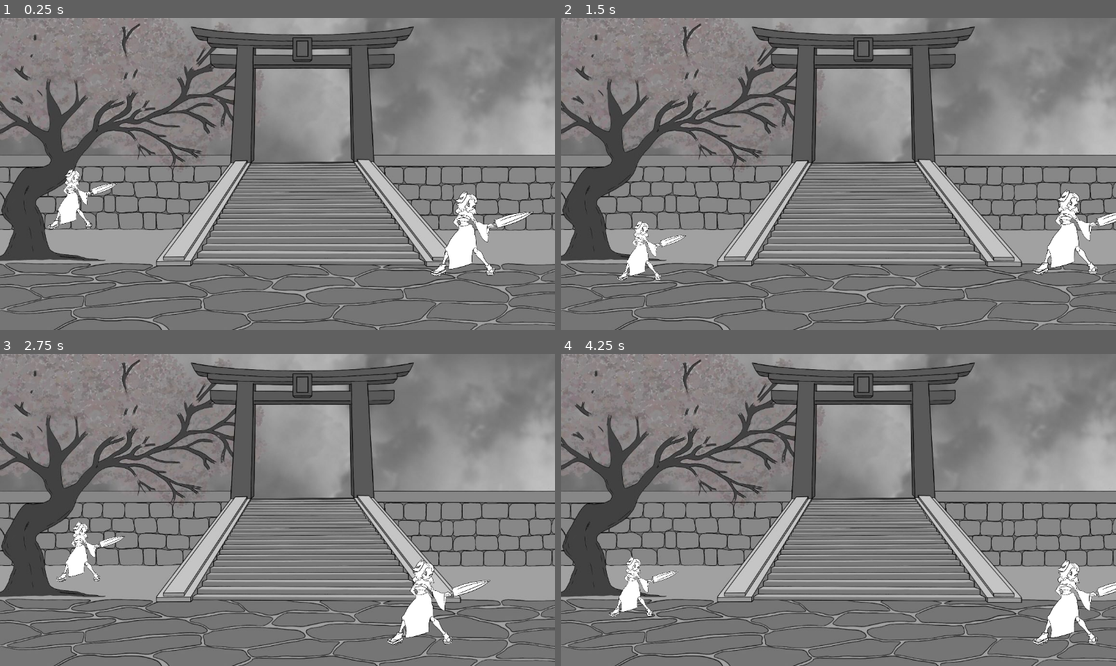
Above: before the commit, frames 1-4 (two rows, left to right).
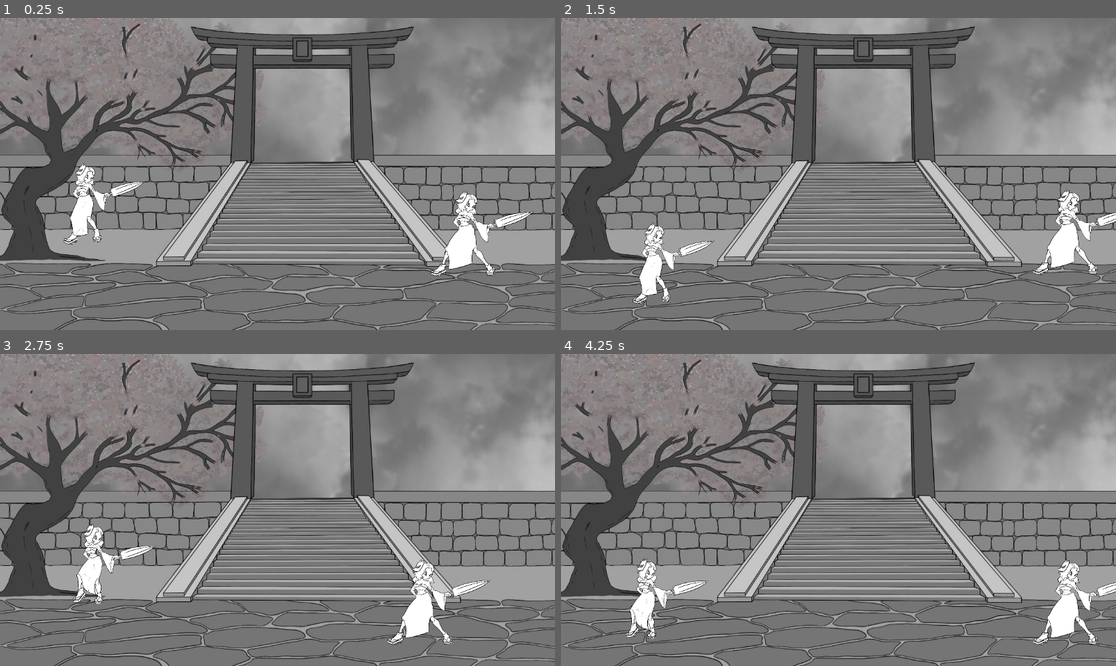
Above: after the commit, the same moments.

Repository: marcushsv/fighting-game-mgd
Game: Godot game, scene res://gameon.tscn
The game is run twice, just before and just after one commit, with the same random seed, the same clock (stepped at 60 frames per second) and the same inputs.
Inputs:
- Up to frame 1 (0.25 s): no input
- Up to frame 2 (1.5 s): hold Right (right_arrow) from 0.53 s (still down); tap A (a) at 0.6 s; tap Up (up_arrow) at 0.77 s; tap D (d) at 0.8, 1.35 s
- Up to frame 3 (2.75 s): tap Up (up_arrow) at 1.52 s; tap S (s) at 1.55, 2.1 s; release Right (right_arrow) at 2.03 s; hold Left (left_arrow) from 2.03 s (still down); tap W (w) at 2.3 s
- Up to frame 4 (4.25 s): release Left (left_arrow) at 2.78 s; hold Right (right_arrow) from 2.78 s (still down); tap W (w) at 2.85 s; tap Up (up_arrow) at 3.02, 3.77 s; tap A (a) at 3.05, 3.6 s; tap D (d) at 3.8 s

The runs differ from the first frame. In frame 1, 1.4% of the frame differs, in the area x 8-27%, y 46-73%; in frame 2, 1.4%; in frame 3, 1.4%; in frame 4, 1.4%, in the area x 8-27%, y 65-92%.

Commit message:
pause scene, animation rezizing

Diff:
--- a/godot/character/player_1(wasd).tscn
+++ b/godot/character/player_1(wasd).tscn
@@ -1,9 +1,9 @@
-[gd_scene load_steps=39 format=3 uid="uid://cmuldjgu72m71"]
+[gd_scene load_steps=56 format=3 uid="uid://cmuldjgu72m71"]
 
 [ext_resource type="Script" path="res://playerwasdmovement.gd" id="1_obddr"]
 [ext_resource type="Texture2D" uid="uid://bnsafigiseh3x" path="res://assets/sprites/Death.png" id="2_3dgu7"]
 [ext_resource type="Texture2D" uid="uid://7bhwew8myfwe" path="res://assets/sprites/hurt_spritesheet.png" id="3_dkpyh"]
-[ext_resource type="Texture2D" uid="uid://dhyc2jnlbipnl" path="res://assets/idle_placeholder.png" id="4_bmx1f"]
+[ext_resource type="Texture2D" uid="uid://cf5psm31hqo8q" path="res://assets/sprites/walking_spritesheet_new_Dimension.png" id="4_at6if"]
 [ext_resource type="Texture2D" uid="uid://bdgofw5ijjjgq" path="res://assets/sprites/walker.png" id="5_38vp1"]
 [ext_resource type="Texture2D" uid="uid://c0blhp48m7aew" path="res://assets/sprites/slashing_spritesheet.png" id="6_e2a0g"]
 
@@ -47,9 +47,41 @@
 atlas = ExtResource("3_dkpyh")
 region = Rect2(3900, 0, 1300, 1500)
 
-[sub_resource type="AtlasTexture" id="AtlasTexture_crm3e"]
-atlas = ExtResource("4_bmx1f")
-region = Rect2(0, 0, 1277, 1243)
+[sub_resource type="AtlasTexture" id="AtlasTexture_fm1pq"]
+atlas = ExtResource("4_at6if")
+region = Rect2(0, 0, 1000, 1500)
+
+[sub_resource type="AtlasTexture" id="AtlasTexture_karwe"]
+atlas = ExtResource("4_at6if")
+region = Rect2(1000, 0, 1000, 1500)
+
+[sub_resource type="AtlasTexture" id="AtlasTexture_kbwva"]
+atlas = ExtResource("4_at6if")
+region = Rect2(2000, 0, 1000, 1500)
+
+[sub_resource type="AtlasTexture" id="AtlasTexture_hjagj"]
+atlas = ExtResource("4_at6if")
+region = Rect2(3000, 0, 1000, 1500)
+
+[sub_resource type="AtlasTexture" id="AtlasTexture_xoljo"]
+atlas = ExtResource("4_at6if")
+region = Rect2(4000, 0, 1000, 1500)
+
+[sub_resource type="AtlasTexture" id="AtlasTexture_a2pir"]
+atlas = ExtResource("4_at6if")
+region = Rect2(5000, 0, 1000, 1500)
+
+[sub_resource type="AtlasTexture" id="AtlasTexture_4qhjq"]
+atlas = ExtResource("4_at6if")
+region = Rect2(6000, 0, 1000, 1500)
+
+[sub_resource type="AtlasTexture" id="AtlasTexture_k1o8r"]
+atlas = ExtResource("4_at6if")
+region = Rect2(7000, 0, 1000, 1500)
+
+[sub_resource type="AtlasTexture" id="AtlasTexture_v3812"]
+atlas = ExtResource("4_at6if")
+region = Rect2(8000, 0, 1000, 1500)
 
 [sub_resource type="AtlasTexture" id="AtlasTexture_kqjvc"]
 atlas = ExtResource("5_38vp1")
@@ -126,6 +158,42 @@
 [sub_resource type="AtlasTexture" id="AtlasTexture_apfhl"]
 atlas = ExtResource("6_e2a0g")
 region = Rect2(11700, 0, 1300, 1500)
+
+[sub_resource type="AtlasTexture" id="AtlasTexture_ckv20"]
+atlas = ExtResource("5_38vp1")
+region = Rect2(5200, 0, 1300, 1500)
+
+[sub_resource type="AtlasTexture" id="AtlasTexture_oahs2"]
+atlas = ExtResource("5_38vp1")
+region = Rect2(0, 0, 1300, 1500)
+
+[sub_resource type="AtlasTexture" id="AtlasTexture_q75gv"]
+atlas = ExtResource("5_38vp1")
+region = Rect2(1300, 0, 1300, 1500)
+
+[sub_resource type="AtlasTexture" id="AtlasTexture_nr5ad"]
+atlas = ExtResource("5_38vp1")
+region = Rect2(2600, 0, 1300, 1500)
+
+[sub_resource type="AtlasTexture" id="AtlasTexture_kx576"]
+atlas = ExtResource("5_38vp1")
+region = Rect2(3900, 0, 1300, 1500)
+
+[sub_resource type="AtlasTexture" id="AtlasTexture_vclar"]
+atlas = ExtResource("5_38vp1")
+region = Rect2(6500, 0, 1300, 1500)
+
+[sub_resource type="AtlasTexture" id="AtlasTexture_pcwen"]
+atlas = ExtResource("5_38vp1")
+region = Rect2(7800, 0, 1300, 1500)
+
+[sub_resource type="AtlasTexture" id="AtlasTexture_gwlm0"]
+atlas = ExtResource("5_38vp1")
+region = Rect2(9100, 0, 1300, 1500)
+
+[sub_resource type="AtlasTexture" id="AtlasTexture_s52ch"]
+atlas = ExtResource("5_38vp1")
+region = Rect2(10400, 0, 1300, 1500)
 
 [sub_resource type="SpriteFrames" id="SpriteFrames_vpf8p"]
 animations = [{
@@ -171,10 +239,34 @@
 }, {
 "frames": [{
 "duration": 1.0,
-"texture": SubResource("AtlasTexture_crm3e")
-}],
-"loop": true,
-"name": &"idle",
+"texture": SubResource("AtlasTexture_fm1pq")
+}, {
+"duration": 1.0,
+"texture": SubResource("AtlasTexture_karwe")
+}, {
+"duration": 1.0,
+"texture": SubResource("AtlasTexture_kbwva")
+}, {
+"duration": 1.0,
+"texture": SubResource("AtlasTexture_hjagj")
+}, {
+"duration": 1.0,
+"texture": SubResource("AtlasTexture_xoljo")
+}, {
+"duration": 1.0,
+"texture": SubResource("AtlasTexture_a2pir")
+}, {
+"duration": 1.0,
+"texture": SubResource("AtlasTexture_4qhjq")
+}, {
+"duration": 1.0,
+"texture": SubResource("AtlasTexture_k1o8r")
+}, {
+"duration": 1.0,
+"texture": SubResource("AtlasTexture_v3812")
+}],
+"loop": true,
+"name": &"new_animation",
 "speed": 5.0
 }, {
 "frames": [{
@@ -243,24 +335,56 @@
 "loop": true,
 "name": &"slash",
 "speed": 12.0
+}, {
+"frames": [{
+"duration": 1.0,
+"texture": SubResource("AtlasTexture_ckv20")
+}, {
+"duration": 1.0,
+"texture": SubResource("AtlasTexture_oahs2")
+}, {
+"duration": 1.0,
+"texture": SubResource("AtlasTexture_q75gv")
+}, {
+"duration": 1.0,
+"texture": SubResource("AtlasTexture_nr5ad")
+}, {
+"duration": 1.0,
+"texture": SubResource("AtlasTexture_kx576")
+}, {
+"duration": 1.0,
+"texture": SubResource("AtlasTexture_vclar")
+}, {
+"duration": 1.0,
+"texture": SubResource("AtlasTexture_pcwen")
+}, {
+"duration": 1.0,
+"texture": SubResource("AtlasTexture_gwlm0")
+}, {
+"duration": 1.0,
+"texture": SubResource("AtlasTexture_s52ch")
+}],
+"loop": true,
+"name": &"walker",
+"speed": 9.0
 }]
 
 [sub_resource type="CapsuleShape2D" id="CapsuleShape2D_risxx"]
-radius = 45.0
-height = 130.0
+radius = 43.0
+height = 162.0
 
 [node name="player1(wasd)" type="CharacterBody2D"]
 script = ExtResource("1_obddr")
 
 [node name="AnimatedSprite2D" type="AnimatedSprite2D" parent="."]
-position = Vector2(-79, -198)
-scale = Vector2(0.153715, 0.153715)
+position = Vector2(-78.7541, -285.547)
+scale = Vector2(0.202899, 0.202899)
 sprite_frames = SubResource("SpriteFrames_vpf8p")
-animation = &"idle"
-autoplay = "idle"
+animation = &"new_animation"
+autoplay = "walker"
 centered = false
 offset = Vector2(-5, 280)
 
 [node name="CollisionShape2D" type="CollisionShape2D" parent="."]
-position = Vector2(0, -8)
+position = Vector2(30, -40)
 shape = SubResource("CapsuleShape2D_risxx")
--- /dev/null
+++ b/godot/pause.tscn
@@ -0,0 +1,3 @@
+[gd_scene format=3 uid="uid://djmtdc5u487aa"]
+
+[node name="pause" type="Node2D"]
--- a/godot/project.godot
+++ b/godot/project.godot
@@ -14,6 +14,10 @@
 run/main_scene="res://gameon.tscn"
 config/features=PackedStringArray("4.0", "Forward Plus")
 config/icon="res://icon.svg"
+
+[dotnet]
+
+project/assembly_name="Fighting-game-mgd"
 
 [input]
 
